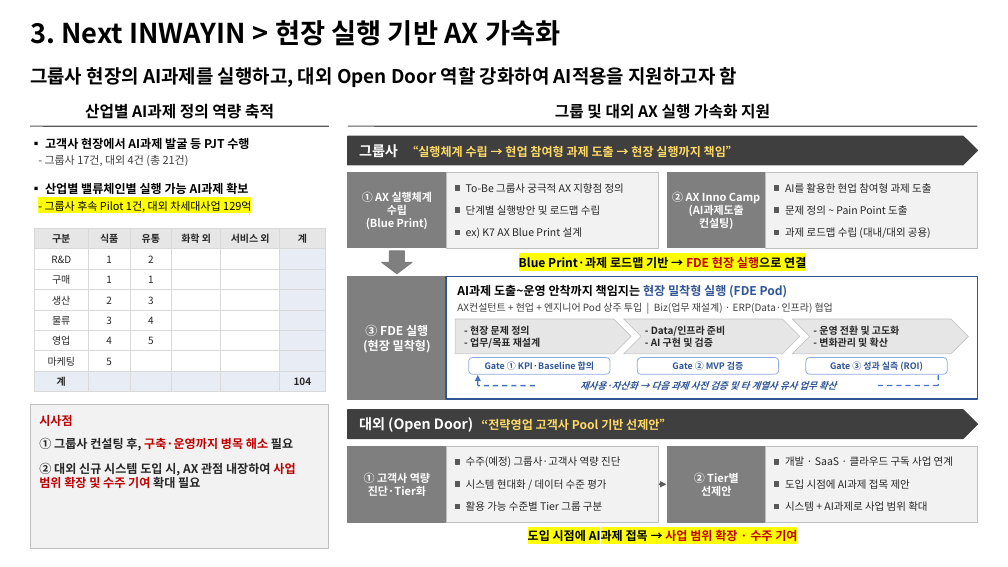
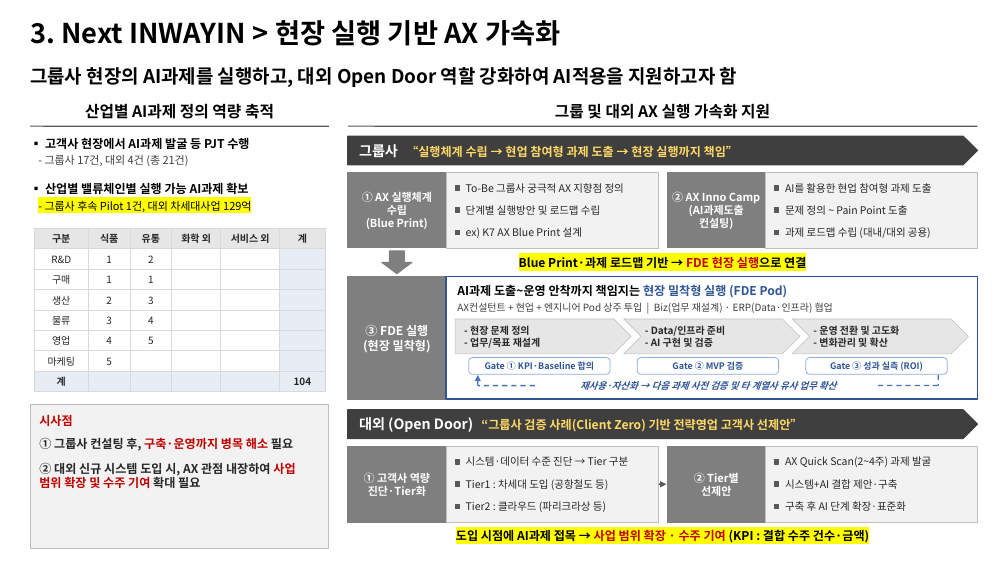
Before and after one commit to qhsghks9/qhsghks, a slide deck: slide 1 of AX_Consulting_Team_Direction.pptx. Drawn at 1008x567 pixels with LibreOffice and Linux fonts; fonts in the diff are those of the drawing. Boxes give left, top, right and bottom in pixels: in the first picture for what was removed or moved away, otherwise in the second. Text is boxed around its words. In the diff, an @@ line names an element or a change of style, - is before the commit and + after.

```diff
--- a/AX_Consulting_Team_Direction.pptx
+++ b/AX_Consulting_Team_Direction.pptx
@@ text at (x1=359, y1=417, x2=802, y2=432): text changed @@
-대외 (Open Door) “전략영업 고객사 Pool 기반 선제안”
+대외 (Open Door) “그룹사 검증 사례(Client Zero) 기반 전략영업 고객사 선제안”
@@ text at (x1=466, y1=456, x2=628, y2=466): text changed @@
-수주(예정) 그룹사·고객사 역량 진단
+시스템·데이터 수준 진단 → Tier 구분
@@ text at (x1=466, y1=479, x2=608, y2=490): text changed @@
-시스템 현대화 / 데이터 수준 평가
+Tier1 : 차세대 도입 (공항철도 등)
@@ text at (x1=785, y1=479, x2=897, y2=489): text changed @@
-도입 시점에 AI과제 접목 제안
+시스템+AI 결합 제안·구축
@@ text at (x1=785, y1=456, x2=931, y2=467): text changed @@
-개발 · SaaS · 클라우드 구독 사업 연계
+AX Quick Scan(2~4주) 과제 발굴
@@ text at (x1=466, y1=501, x2=606, y2=512): text changed @@
-활용 가능 수준별 Tier 그룹 구분
+Tier2 : 클라우드 (파리크라상 등)
@@ text at (x1=785, y1=501, x2=906, y2=511): text changed @@
-시스템 + AI과제로 사업 범위 확대
+구축 후 AI 단계 확장·표준화
@@ text at (x1=456, y1=530, x2=869, y2=543): text changed @@
-도입 시점에 AI과제 접목 → 사업 범위 확장 · 수주 기여
+도입 시점에 AI과제 접목 → 사업 범위 확장 · 수주 기여 (KPI : 결합 수주 건수·금액)
```
